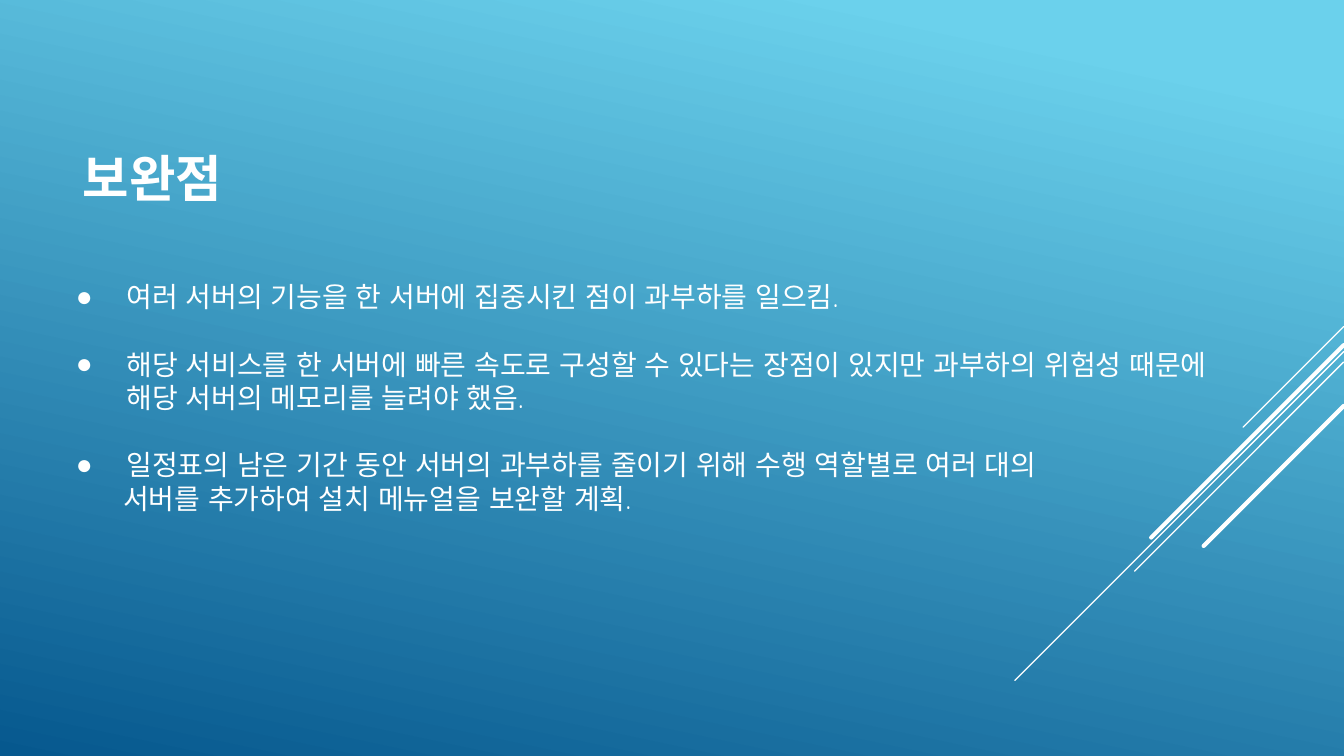
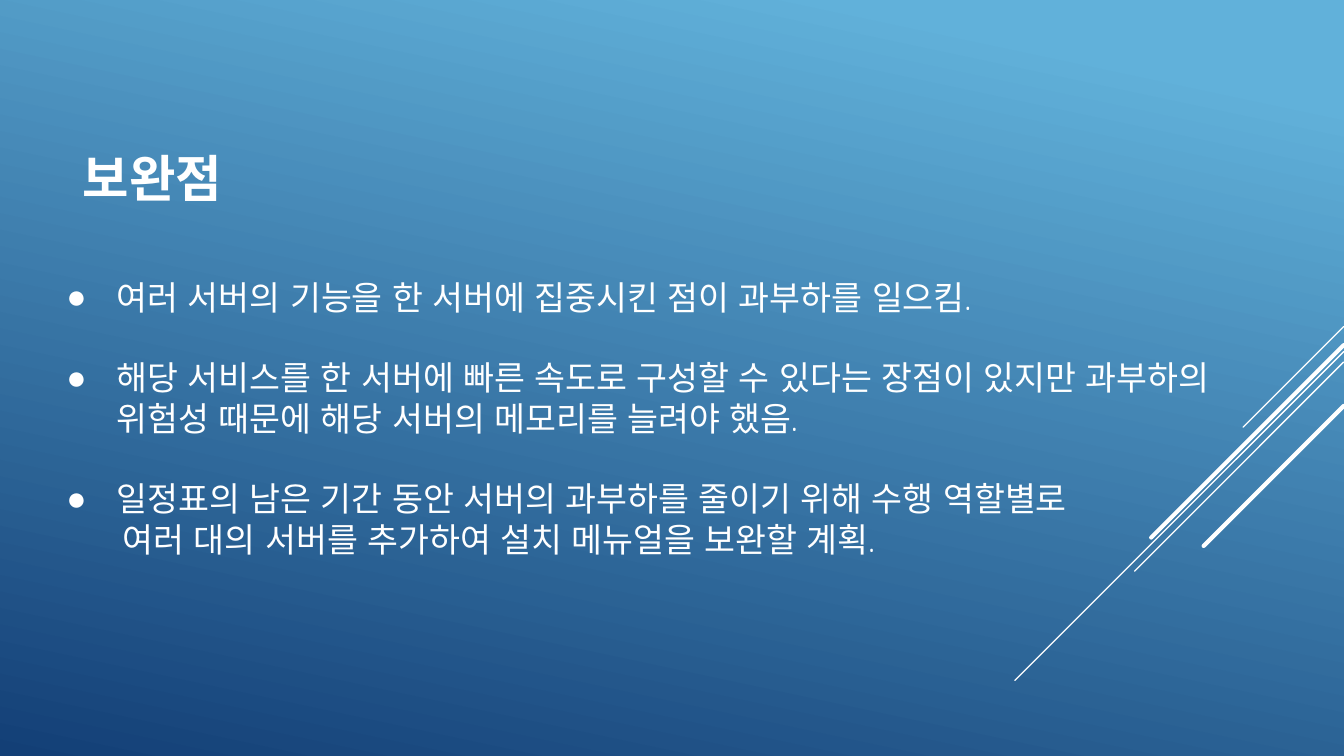
Before and after one commit to KimJeongHoon190/First_Project, a slide deck: slide 14 of 제출자료/최종 발표 프레젠테이션(김정훈).pptx. Drawn at 1344x756 pixels with LibreOffice and Linux fonts; fonts in the diff are those of the drawing. Boxes give left, top, right and bottom in pixels: in the first picture for what was removed or moved away, otherwise in the second. Text is boxed around its words. In the diff, an @@ line names an element or a change of style, - is before the commit and + after.

```diff
--- a/제출자료/최종 발표 프레젠테이션(김정훈).pptx
+++ b/제출자료/최종 발표 프레젠테이션(김정훈).pptx
@@ background gradient #6ED2EB to #06588E to gradient #62B1DA to #134077 @@
@@ text at [117, 282, 1210, 434]: size 15 to 18 pt in "여러 서버의 기능을 한 서버에 집중시킨 점이 ...", "해당 서비스를 한 서버에 빠른 속도로 구성할 ..." @@
@@ text at [117, 483, 1067, 555]: text changed; size 15 to 18 pt @@
-● 일정표의 남은 기간 동안 서버의 과부하를 줄이기 위해 수행 역할별로 여러 대의
-서버를 추가하여 설치 메뉴얼을 보완할 계획.
+● 일정표의 남은 기간 동안 서버의 과부하를 줄이기 위해 수행 역할별로
+여러 대의 서버를 추가하여 설치 메뉴얼을 보완할 계획.
```
Also in this commit, not shown: 15 other slides changed.
